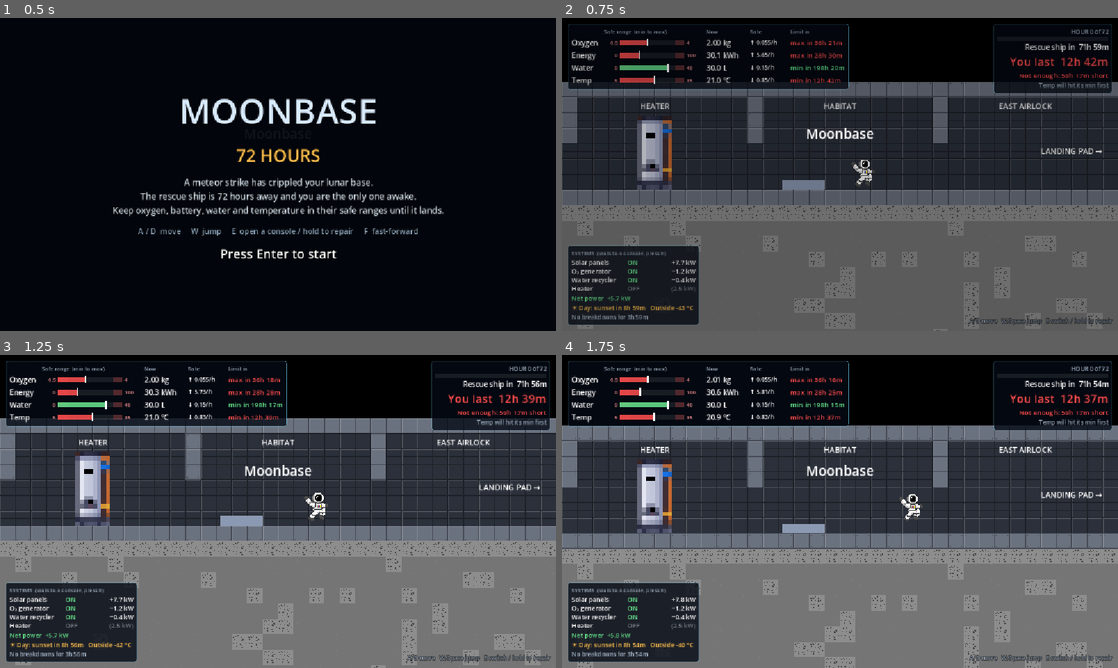
Above: before the commit, frames 1-4 (two rows, left to right).
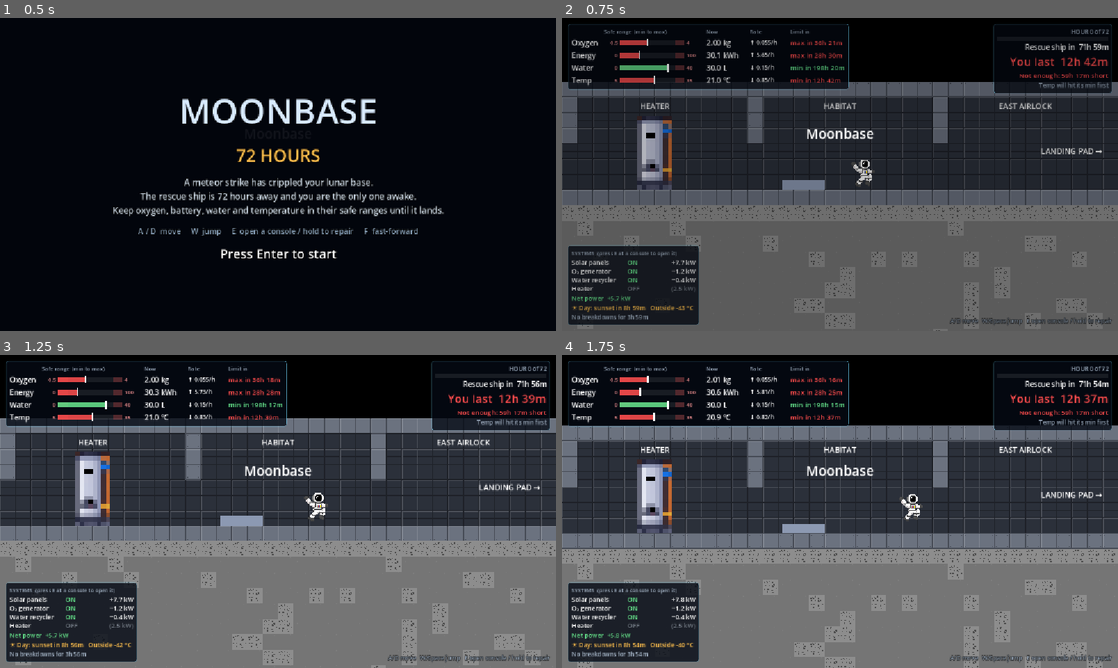
Above: after the commit, the same moments.

Repository: kushmdesai/72-Hours
Game: Godot game, scene res://scenes/main.tscn
Two runs of this game, one before a commit and one after it. Both use one fixed random seed, a clock stepped at 60 frames per second and the inputs below.
Inputs (mouse positions are in pixels of both pictures, inside the frame that each line leads up to):
- Up to frame 1 (0.5 s): no input
- Up to frame 2 (0.75 s): tap Enter (ui_accept) at 0.5 s; move the mouse to (962, 158) at 0.52 s; hold D (move_right) from 0.53 s (still down); tap W (jump) at 0.6 s; click (962, 158) at 0.67 s
- Up to frame 3 (1.25 s): keep holding D (move_right); tap W (jump) at 0.77, 1.07 s
- Up to frame 4 (1.75 s): keep holding D (move_right); move the mouse to (728, 527) at 1.27 s; tap E (interact) at 1.35 s; tap W (jump) at 1.52, 1.55 s

Frame 1 is identical in both runs. In frame 2, 0.3% of the frame differs, in the area x 6-99%, y 74-98%; in frame 3, 0.3%; in frame 4, 0.3%, in the area x 6-100%, y 74-98%.

Commit message:
Update HUD key hints now that E opens the machine screen
Co-Authored-By: Claude Opus 5.5 (1M context) <noreply@anthropic.com>

Diff:
--- a/scripts/hud.gd
+++ b/scripts/hud.gd
@@ -373,7 +373,7 @@
 	var sbox := VBoxContainer.new()
 	sbox.add_theme_constant_override("separation", 2)
 	_systems_panel.add_child(sbox)
-	sbox.add_child(_label("SYSTEMS  (walk to a console, press E)", 11, COLOR_DIM))
+	sbox.add_child(_label("SYSTEMS  (press E at a console to open it)", 11, COLOR_DIM))
 	var sgrid := GridContainer.new()
 	sgrid.columns = 3
 	sgrid.add_theme_constant_override("h_separation", 12)
@@ -396,7 +396,7 @@
 		sbox.add_child(l)
 
 	# Controls, bottom right.
-	var keys := _label("A/D move   W/Space jump   E switch / hold to repair", 12, COLOR_DIM)
+	var keys := _label("A/D move   W/Space jump   E open console / hold to repair", 12, COLOR_DIM)
 	keys.anchor_left = 1.0
 	keys.anchor_right = 1.0
 	keys.anchor_top = 1.0
